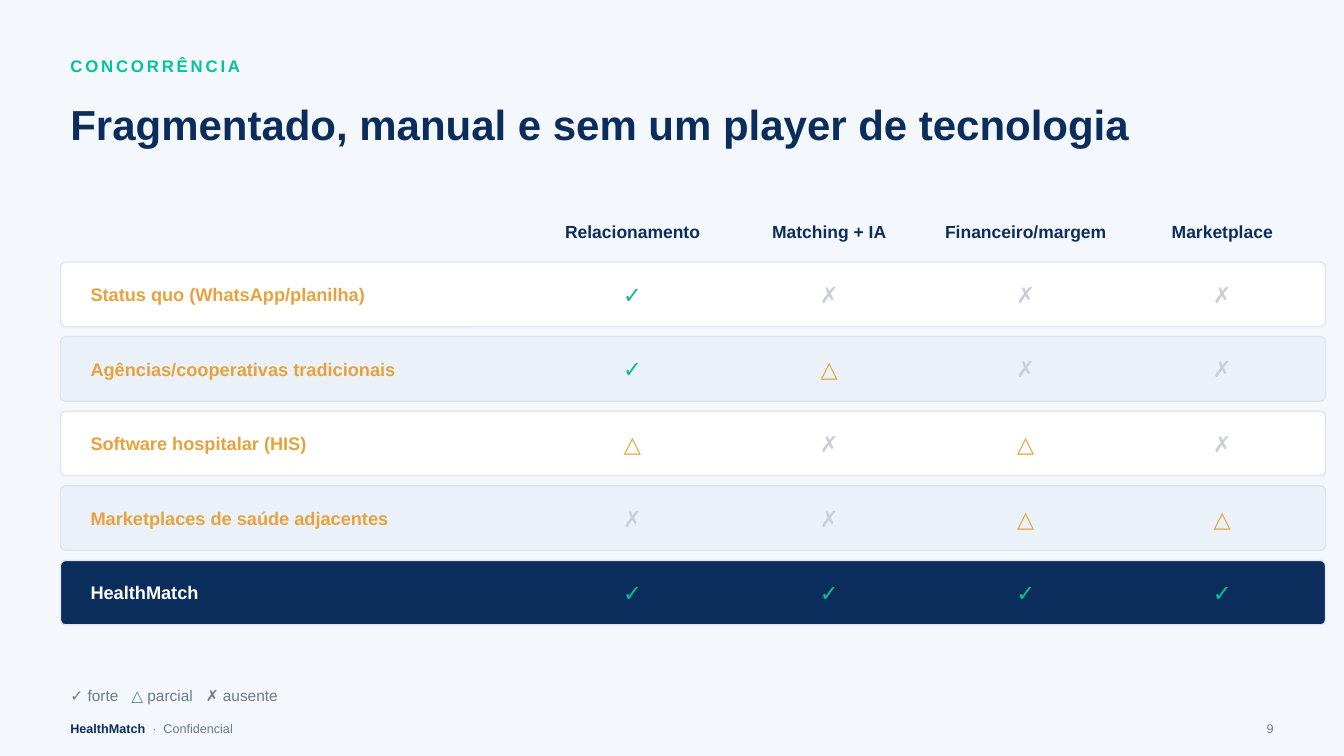
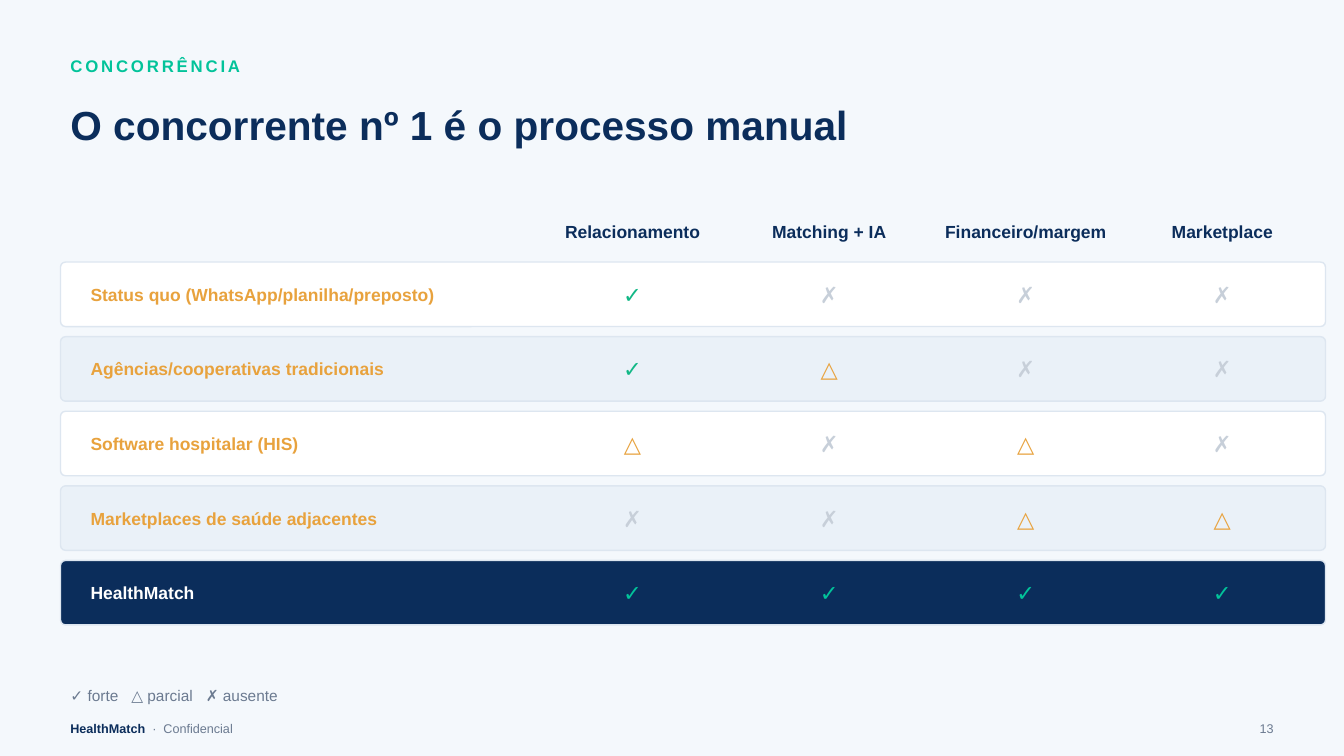
Before and after one commit to danielsmonteiro/conecta, a slide deck: slide 13 of business-plan/HealthMatch_Pitch_Deck.pptx (slide 9 before the commit). Drawn at 1344x756 pixels with LibreOffice and Linux fonts; fonts in the diff are those of the drawing. Boxes give left, top, right and bottom in pixels: in the first picture for what was removed or moved away, otherwise in the second. Text is boxed around its words. In the diff, an @@ line names an element or a change of style, - is before the commit and + after.

```diff
--- a/business-plan/HealthMatch_Pitch_Deck.pptx
+++ b/business-plan/HealthMatch_Pitch_Deck.pptx
@@ text at (70,110,847,147): text changed; size 30 to 29 pt @@
-Fragmentado, manual e sem um player de tecnologia
+O concorrente nº 1 é o processo manual
@@ text at (91,288,435,305): text changed; size 13 to 12.5 pt @@
-Status quo (WhatsApp/planilha)
+Status quo (WhatsApp/planilha/preposto)
@@ size 13 to 12.5 pt in 4 elements at (91,362,384,379), (91,437,299,454), (91,512,377,529), (91,586,195,599) @@
@@ text at (1260,724,1274,733): text changed @@
-9
+13
```
Also in this commit, not shown: 7 other slides changed, 8 slides added, 6 slides removed, 10 other files.
